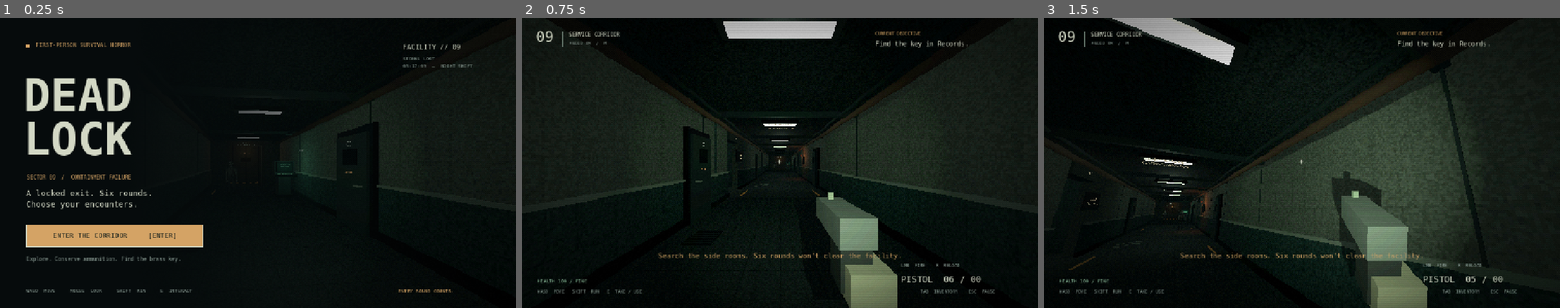
Above: before the commit, frames 1-3 (left to right).
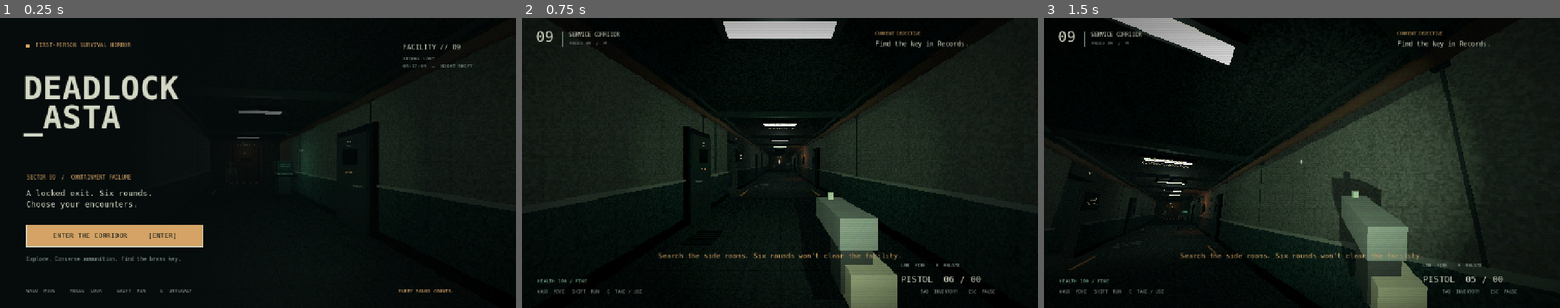
Above: after the commit, the same moments.

Repository: c-auld/deadlock_asta
Game: Godot game, scene res://scenes/main.tscn
Same seed, same stepped clock (60 frames per second), same inputs: the game is played once before the commit and once after it. Sound files missing from this copy of the repository are replaced by a short silence.
Inputs (mouse positions are in pixels of both pictures, inside the frame that each line leads up to):
- Up to frame 1 (0.25 s): no input
- Up to frame 2 (0.75 s): click "ENTER THE CORRIDOR [ENTER]" at 0.5 s
- Up to frame 3 (1.5 s): tap Enter at 1.25 s; move the mouse to (1327, 163) at 1.27 s; hold W (move_forward) from 1.28 s (still down); tap E (interact) at 1.35 s; click (1327, 163) at 1.42 s

The runs differ from the first frame. In frame 1, 3.4% of the frame differs, in the area x 4-35%, y 19-48%; in frame 2, nothing differs; in frame 3, nothing differs.

Commit message:
Rename project to deadlock_asta for the Astra experiment

Diff:
--- a/project.godot
+++ b/project.godot
@@ -14,7 +14,7 @@
 
 [application]
 
-config/name="DEADLOCK"
+config/name="deadlock_asta"
 config/description="A small first-person survival-horror game. Explore, conserve ammunition, and find the exit key."
 run/main_scene="res://scenes/main.tscn"
 config/features=PackedStringArray("4.7", "GL Compatibility")
--- a/scenes/main.tscn
+++ b/scenes/main.tscn
@@ -2,7 +2,7 @@
 
 [ext_resource type="Script" path="res://scripts/game.gd" id="1_game"]
 
-[node name="Deadlock" type="Control"]
+[node name="DeadlockAsta" type="Control"]
 layout_mode = 3
 anchors_preset = 15
 anchor_right = 1.0
--- a/scripts/interface.gd
+++ b/scripts/interface.gd
@@ -178,7 +178,7 @@
 	_rect(title_screen, Vector2(65, 66), Vector2(8, 8), AMBER)
 	_text(title_screen, "FIRST-PERSON SURVIVAL HORROR", Vector2(88, 59), 14, AMBER)
 	_rule(title_screen, Vector2(65, 96), 438)
-	var wordmark := _text(title_screen, "DEAD\nLOCK", Vector2(58, 127), 112)
+	var wordmark := _text(title_screen, "DEADLOCK\n_ASTA", Vector2(58, 127), 80)
 	wordmark.add_theme_font_override("font", heavy)
 	wordmark.add_theme_constant_override("line_spacing", -22)
 	_text(title_screen, "SECTOR 09  /  CONTAINMENT FAILURE", Vector2(66, 387), 13, AMBER)
@@ -325,7 +325,7 @@
 	end_copy = _text(panel, "", Vector2(0, 168), 18, MUTED)
 	end_button = _button(panel, "TRY AGAIN  [R]", Vector2(0, 284), Vector2(325, 56), func() -> void: start_requested.emit(), true)
 	_button(panel, "TITLE SCREEN", Vector2(345, 284), Vector2(325, 56), func() -> void: title_requested.emit())
-	_text(panel, "DEADLOCK  /  END OF TRANSMISSION", Vector2(0, 386), 12, MUTED)
+	_text(panel, "DEADLOCK_ASTA  /  END OF TRANSMISSION", Vector2(0, 386), 12, MUTED)
 
 
 func show_title() -> void:
Binary file changed: docs/title.png
Not shown, changed: CONTRIBUTING.md
Not shown, changed: README.md
Not shown, changed: assets/audio/generate_audio.py
Not shown, changed: docs/VALIDATION.md
